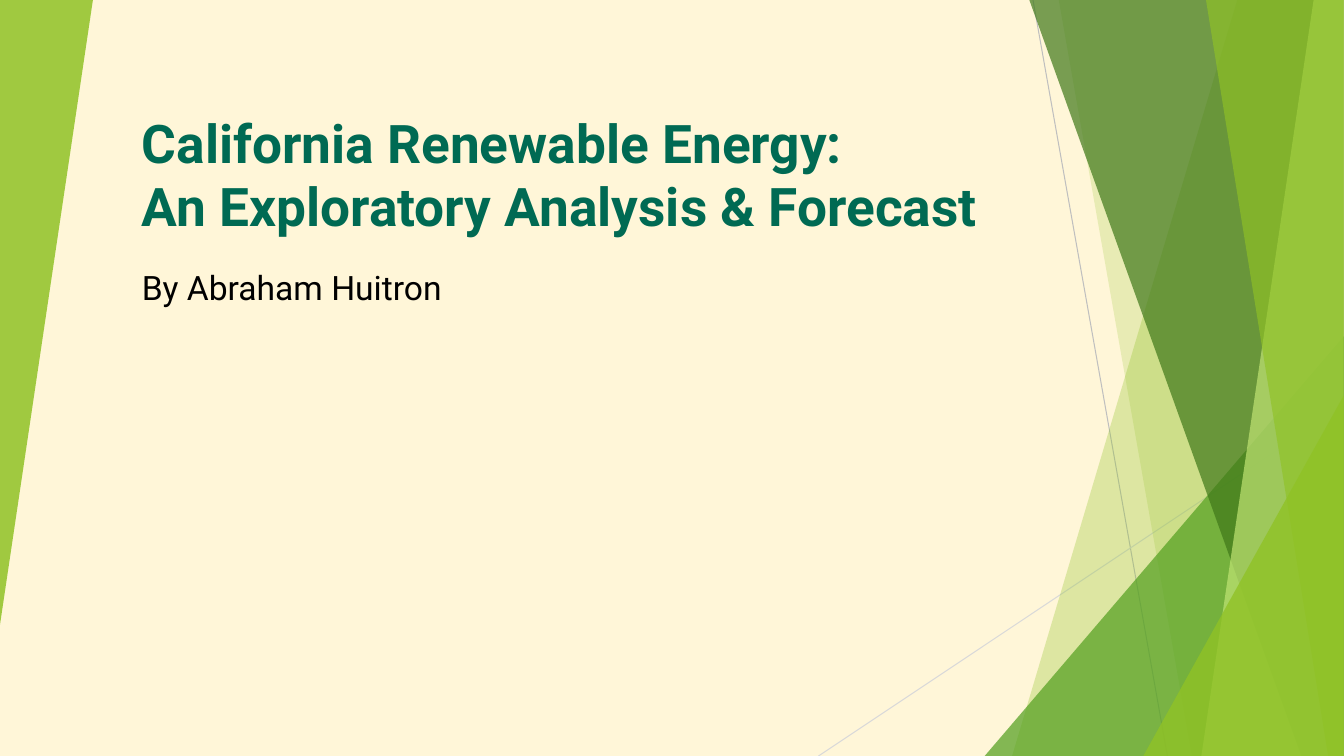
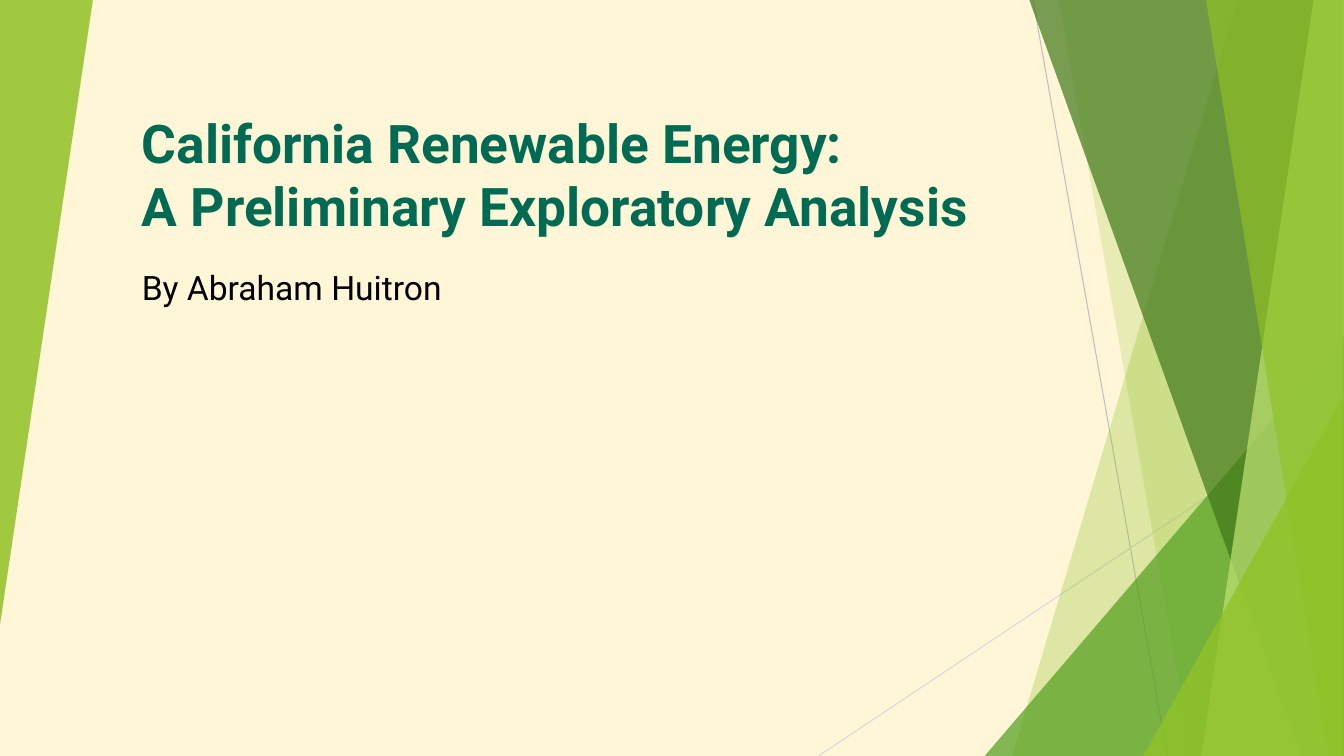
Before and after one commit to AbrahamHuitron/california-renewable-energy, a slide deck: slide 1 of California Renewable Energy.pptx. Drawn at 1344x756 pixels with LibreOffice and Linux fonts; fonts in the diff are those of the drawing. Boxes give left, top, right and bottom in pixels: in the first picture for what was removed or moved away, otherwise in the second. Text is boxed around its words. In the diff, an @@ line names an element or a change of style, - is before the commit and + after.

```diff
--- a/California Renewable Energy.pptx
+++ b/California Renewable Energy.pptx
@@ text at bbox=[142, 186, 968, 238]: text changed @@
-An Exploratory Analysis & Forecast
+A Preliminary Exploratory Analysis
```
Also in this commit, not shown: 3 other slides changed, 13 slides added.
